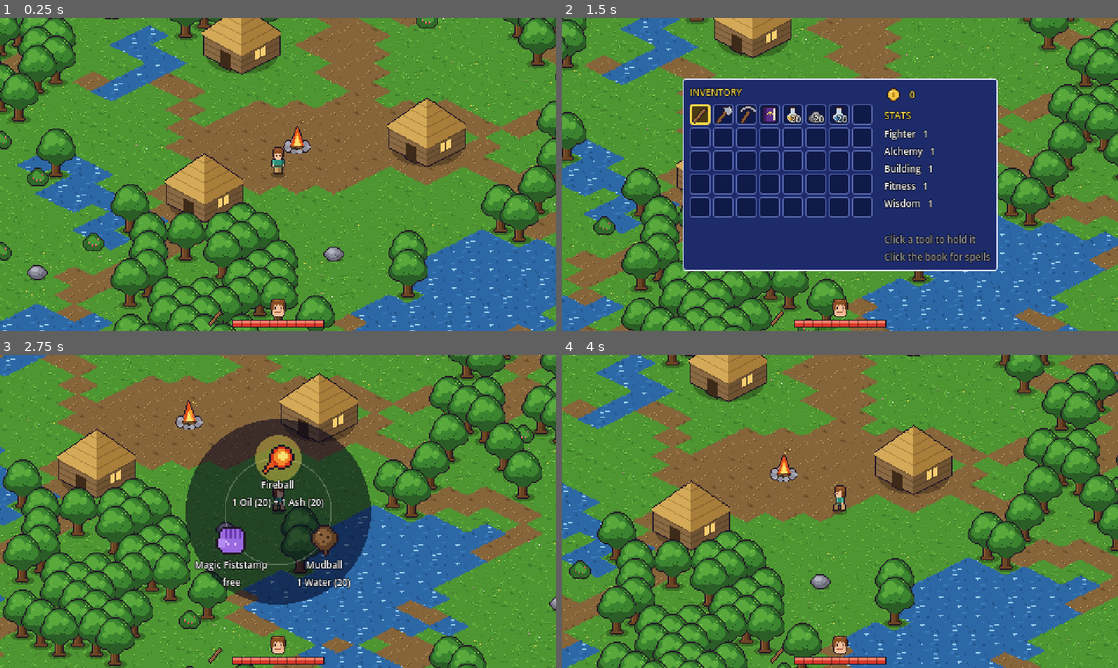
Above: before the commit, frames 1-4 (two rows, left to right).
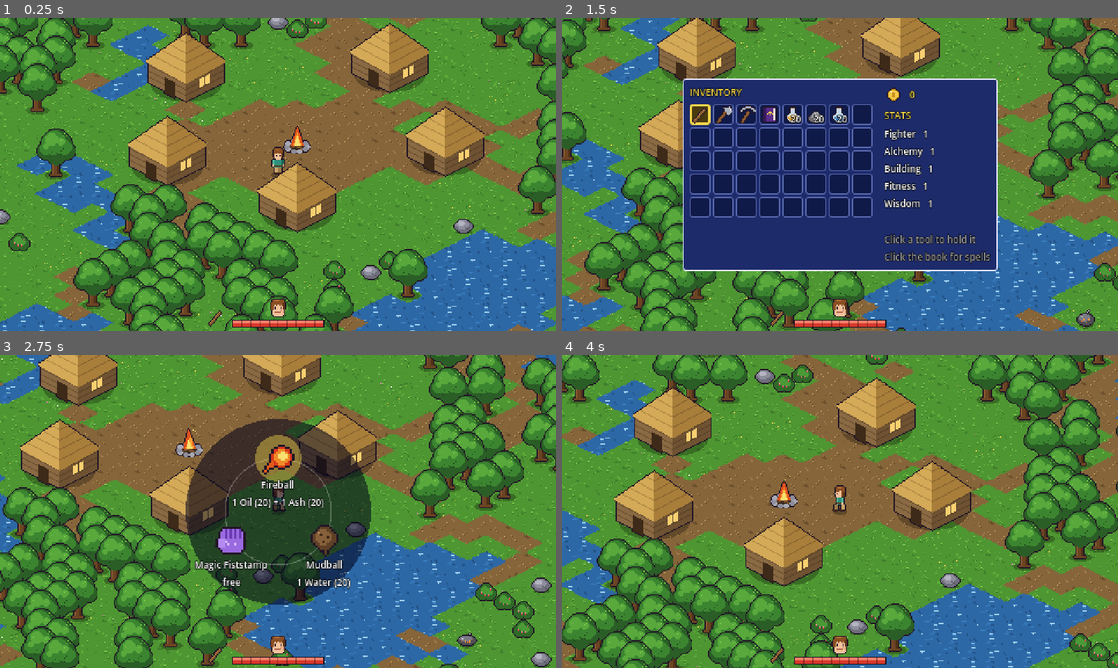
Above: after the commit, the same moments.

Repository: patrickyareinke/game1
Game: Godot game, scene res://scenes/main.tscn
Two runs of this game, one before a commit and one after it. Both use one fixed random seed, a clock stepped at 60 frames per second and the inputs below.
Inputs (mouse positions are in pixels of both pictures, inside the frame that each line leads up to):
- Up to frame 1 (0.25 s): no input
- Up to frame 2 (1.5 s): tap Enter at 0.5 s; move the mouse to (962, 158) at 0.52 s; hold D 0.53-1.28 s; tap F at 0.6 s; click (962, 158) at 0.67 s; move the mouse to (728, 190) at 1.27 s; hold S from 1.28 s (still down); tap E at 1.35 s
- Up to frame 3 (2.75 s): move the mouse to (333, 442) at 2.02 s; release S at 2.03 s; hold D from 2.03 s (still down); tap Q at 2.1 s
- Up to frame 4 (4 s): move the mouse to (812, 574) at 2.77 s; release D at 2.78 s; hold W 2.78-3.53 s; tap 1 at 2.85 s; click (812, 574) at 2.92 s; move the mouse to (1006, 558) at 3.52 s; hold A from 3.53 s (still down); tap 2 at 3.6 s

The runs differ from the first frame. In frame 1, 32% of the frame differs, in the area x 0-100%, y 0-100%; in frame 2, 21%; in frame 3, 55%; in frame 4, 59%.

Commit message:
Big front mountain with the cave, always reachable
- Mountain is now one very big front mountain (cave built into its base)
  plus a handful of peaks behind it
- Cave mouth always on the bottom (camera-facing) side, with a cleared
  approach
- Route search from the village to the cave on every map: water on the
  route becomes a dirt ford, blocking trees/rocks are removed
  (checked on 40 random maps: always reachable)

Co-Authored-By: Claude Opus 5.5 <noreply@anthropic.com>
Claude-Session: https://claude.ai/code/session_01CvBu1rya8CUCR7cnUQet3L

Diff:
--- a/scripts/world.gd
+++ b/scripts/world.gd
@@ -7,7 +7,8 @@
 const MAP_SIZE := 160
 const VILLAGE_CLEAR := 8.0          # radius (cells) kept free of water and props
 const PLAZA := 3.5                  # radius of the dirt plaza around the fire
-const MOUNTAIN_R := 11              # mountain radius in cells
+const MOUNTAIN_R := 9               # mountain radius in cells
+const MOUNTAIN_PEAKS := 6           # small peaks behind the big front mountain
 const CAVE_REGION := 44             # cells x,y < this: sealed rock with the boss arena
 const ARENA := Vector2i(22, 22)     # arena centre (inside the sealed region)
 const ARENA_R := 9.0
@@ -27,6 +28,7 @@
 	"boulder": preload("res://assets/sprites/boulder.png"),
 	"cave_mouth": preload("res://assets/sprites/cave_mouth.png"),
 	"cave_exit": preload("res://assets/sprites/cave_exit.png"),
+	"mountain_big": preload("res://assets/sprites/mountain_big.png"),
 }
 # Sprite offsets so that the image's "foot point" sits on the cell centre.
 const FOOT := {
@@ -41,6 +43,7 @@
 	"boulder": Vector2(-16, -24),
 	"cave_mouth": Vector2(-20, -30),
 	"cave_exit": Vector2(-20, -30),
+	"mountain_big": Vector2(-100, -154),
 }
 const HARVEST := {   # prop -> [tool needed, item, min, max]
 	"tree": ["axe", "wood", 2, 4],
@@ -218,6 +221,7 @@
 
 	_carve_tunnels()
 	_build_village()
+	_ensure_cave_path()
 
 
 func _pick_landmarks() -> void:
@@ -252,18 +256,92 @@
 	while terrain_at(mountain + Vector2i(k + 1, k + 1)) == T.ROCK:
 		k += 1
 	cave_entrance = mountain + Vector2i(k, k)
+	# the big front mountain sprite stands on these cells: make them rock
+	for j in range(0, 6):
+		for side in range(-3, 4):
+			var c: Vector2i = cave_entrance + Vector2i(side - j, -side - j)
+			if in_bounds(c) and c != cave_entrance:
+				_set_terrain(c, T.ROCK)   # (all behind the mouth, never in front)
 	_set_terrain(cave_entrance, T.CAVE)
-	# clear path in front of the mouth
-	for j in range(1, 5):
+	# clear approach in front of the mouth (cuts through any rock in the way)
+	for j in range(0, 5):
 		for off in [Vector2i(0, 0), Vector2i(1, 0), Vector2i(0, 1)]:
 			var c: Vector2i = cave_entrance + Vector2i(j, j) + off
-			if in_bounds(c) and terrain_at(c) != T.ROCK:
+			if in_bounds(c) and c != cave_entrance:
 				_set_terrain(c, T.DIRT)
 	mountain_exit = cave_entrance + Vector2i(2, 2)
 	# arena exit tunnel, 2 cells wide
 	for j in range(0, 12):
 		for off in [Vector2i(0, 0), Vector2i(1, 0), Vector2i(0, 1)]:
 			_set_terrain(ARENA + Vector2i(j, j) + off, T.CAVE)
+
+
+func _path_cost(c: Vector2i) -> int:
+	## Cost for the reachability search; -1 = impassable.
+	var t := terrain_at(c)
+	if t == T.ROCK:
+		return -1
+	if props.has(c):
+		return -1 if props[c]["type"] in ["hut", "block", "fireplace"] else 4
+	return 12 if t == T.WATER else 1
+
+
+func _ensure_cave_path() -> void:
+	## Cheapest route from the village to the cave (Dial's algorithm). Water
+	## on the route becomes a dirt ford, trees/rocks/bushes on it are removed,
+	## so the cave can always be reached on foot.
+	var n := MAP_SIZE * MAP_SIZE
+	var dist := PackedInt32Array()
+	dist.resize(n)
+	dist.fill(1 << 30)
+	var parent := PackedInt32Array()
+	parent.resize(n)
+	parent.fill(-1)
+	var start := village + Vector2i(1, 2)
+	var si := start.y * MAP_SIZE + start.x
+	var gi := mountain_exit.y * MAP_SIZE + mountain_exit.x
+	var buckets := {0: [si]}
+	dist[si] = 0
+	var cur := 0
+	var max_cost := 0
+	var found := false
+	while cur <= max_cost and not found:
+		if buckets.has(cur):
+			for idx in buckets[cur]:
+				if dist[idx] != cur:
+					continue
+				if idx == gi:
+					found = true
+					break
+				var cell := Vector2i(idx % MAP_SIZE, idx / MAP_SIZE)
+				for d in [Vector2i(1, 0), Vector2i(-1, 0), Vector2i(0, 1), Vector2i(0, -1)]:
+					var nc: Vector2i = cell + d
+					if not in_bounds(nc):
+						continue
+					var step := _path_cost(nc)
+					if step < 0:
+						continue
+					var ni := nc.y * MAP_SIZE + nc.x
+					if cur + step < dist[ni]:
+						dist[ni] = cur + step
+						parent[ni] = idx
+						if not buckets.has(cur + step):
+							buckets[cur + step] = []
+						buckets[cur + step].append(ni)
+						max_cost = maxi(max_cost, cur + step)
+			buckets.erase(cur)
+		cur += 1
+	if not found:
+		push_warning("No route to the cave found")
+		return
+	var idx := gi
+	while idx != -1:
+		var c := Vector2i(idx % MAP_SIZE, idx / MAP_SIZE)
+		if terrain_at(c) == T.WATER:
+			terrain[idx] = T.DIRT
+		if props.has(c):
+			props.erase(c)
+		idx = parent[idx]
 
 
 func _build_village() -> void:
@@ -335,31 +413,41 @@
 
 
 func _build_mountain_decor() -> void:
-	## Peaks and boulders on rock cells so the rock looks like a mountain.
-	## Inside the cave only the back wall stays visible.
+	## Overworld mountain: one very big front mountain (with the cave) and a
+	## handful of peaks behind it. The sealed cave region keeps its rock wall
+	## of peaks; inside the cave only the back wall stays visible.
 	var arena_depth := ARENA.x + ARENA.y
-	for y in range(0, MAP_SIZE, 2):
-		for x in range(0, MAP_SIZE, 2):
+	for y in range(0, CAVE_REGION, 2):
+		for x in range(0, CAVE_REGION, 2):
 			var cell := Vector2i(x + (y / 2) % 2, y)
 			if not in_bounds(cell) or terrain_at(cell) != T.ROCK:
 				continue
 			var pos := cell_center(cell) + Vector2(rng.randf_range(-4, 4), rng.randf_range(-2, 2))
-			var in_region := cell.x < CAVE_REGION and cell.y < CAVE_REGION
 			if _near_cave_floor(cell, 1):
-				# rim around tunnels / arena: small boulders, back wall kept in the cave
-				if in_region and cell.x + cell.y < arena_depth:
+				if cell.x + cell.y < arena_depth:
 					_decor("boulder", pos, true)
 				continue
-			var d := Vector2(cell).distance_to(Vector2(mountain))
-			var type := "peak"
-			if in_region:
-				type = "peak_big" if Vector2(cell).distance_to(Vector2(ARENA)) > ARENA_R + 8 else "peak"
-			elif d < MOUNTAIN_R * 0.45:
-				type = "peak_big"
-			elif d > MOUNTAIN_R * 0.8:
-				type = "boulder"
-			_decor(type, pos, in_region and cell.x + cell.y < arena_depth - 4)
-	_decor("cave_mouth", cell_center(cave_entrance) + Vector2(0, 4))
+			var type := "peak_big" if Vector2(cell).distance_to(Vector2(ARENA)) > ARENA_R + 8 else "peak"
+			_decor(type, pos, cell.x + cell.y < arena_depth - 4)
+
+	# handful of peaks behind the big mountain, spread apart
+	var front_depth := cave_entrance.x + cave_entrance.y
+	var spots := []
+	for dy in range(-MOUNTAIN_R, MOUNTAIN_R + 1):
+		for dx in range(-MOUNTAIN_R, MOUNTAIN_R + 1):
+			var c := mountain + Vector2i(dx, dy)
+			if in_bounds(c) and terrain_at(c) == T.ROCK and c.x + c.y < front_depth - 5:
+				spots.append(c)
+	spots.shuffle()
+	var placed := []
+	for c in spots:
+		if placed.size() >= MOUNTAIN_PEAKS:
+			break
+		if placed.any(func(p): return Vector2(p).distance_to(Vector2(c)) < 4.0):
+			continue
+		placed.append(c)
+		_decor("peak_big" if placed.size() % 2 == 1 else "peak", cell_center(c))
+	_decor("mountain_big", cell_center(cave_entrance) + Vector2(0, 4))
 	_decor("cave_exit", cell_center(cave_exit) + Vector2(0, 4), true)
 
 
Binary file added: assets/sprites/mountain_big.png
